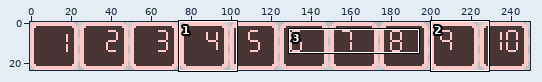
Edited in one commit: pixel-art file (Art/numbers.aseprite). The picture above shows the old version from afar; the outline marks the close-up.
Close-up. Before the edit:
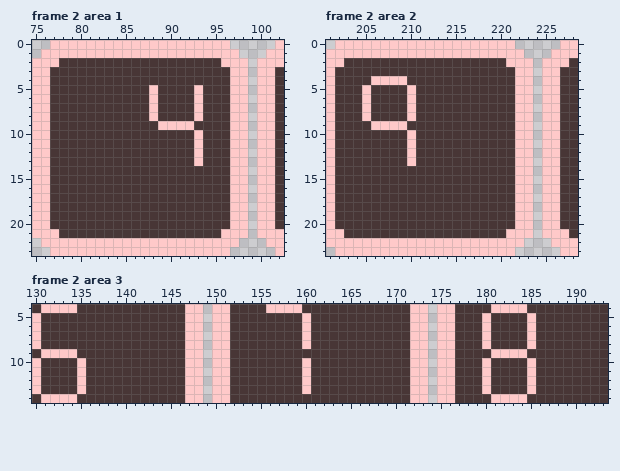
250x24 pixels, 2 frames. Shown: frame 2 area 1: x 75..102, y 0..23; frame 2 area 2: x 201..228, y 0..23; frame 2 area 3: x 130..193, y 4..14. The commit also changed other frames or places, which this record leaves out.
Now the later version:
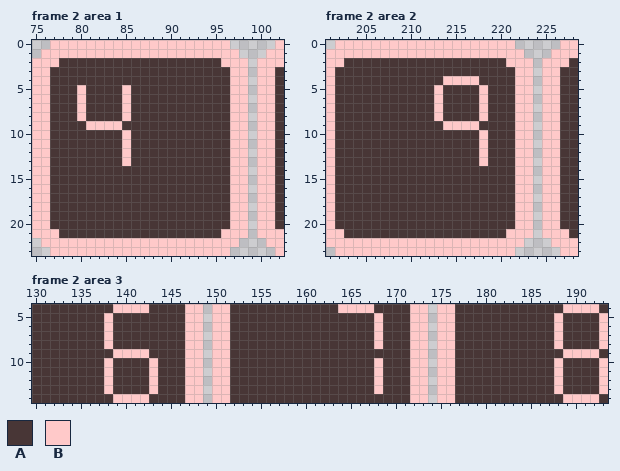
Palette (. is transparent): A #483636  B #ffc9c9
The edit:
Frame 2 area 1, layer "Layer 2":
y 5..8: x 80 A -> B; x 85 A -> B; x 88 B -> A; x 93 B -> A
y 9: x 81..84 AAAA -> BBBB; x 89..92 BBBB -> AAAA
y 10..13: x 85 A -> B; x 93 B -> A
Frame 2 area 2, layer "Layer 2":
y 4: x 206..209 BBBB -> AAAA; x 214..217 AAAA -> BBBB
y 5..8: x 205 B -> A; x 210 B -> A; x 213 A -> B; x 218 A -> B
y 9: x 206..209 BBBB -> AAAA; x 214..217 AAAA -> BBBB
y 10..13: x 210 B -> A; x 218 A -> B
Frame 2 area 3, layer "Layer 2":
y 4: x 131..134 BBBB -> AAAA; x 139..142 AAAA -> BBBB; x 156..159 BBBB -> AAAA; x 164..167 AAAA -> BBBB; x 181..184 BBBB -> AAAA; x 189..192 AAAA -> BBBB
y 5..8: x 130 B -> A; x 138 A -> B; x 160 B -> A; x 168 A -> B; x 180 B -> A; x 185 B -> A; x 188 A -> B; x 193 A -> B
y 9: x 131..134 BBBB -> AAAA; x 139..142 AAAA -> BBBB; x 181..184 BBBB -> AAAA; x 189..192 AAAA -> BBBB
y 10..13: x 130 B -> A; x 135 B -> A; x 138 A -> B; x 143 A -> B; x 160 B -> A; x 168 A -> B; x 180 B -> A; x 185 B -> A; x 188 A -> B; x 193 A -> B
y 14: x 131..134 BBBB -> AAAA; x 139..142 AAAA -> BBBB; x 181..184 BBBB -> AAAA; x 189..192 AAAA -> BBBB
